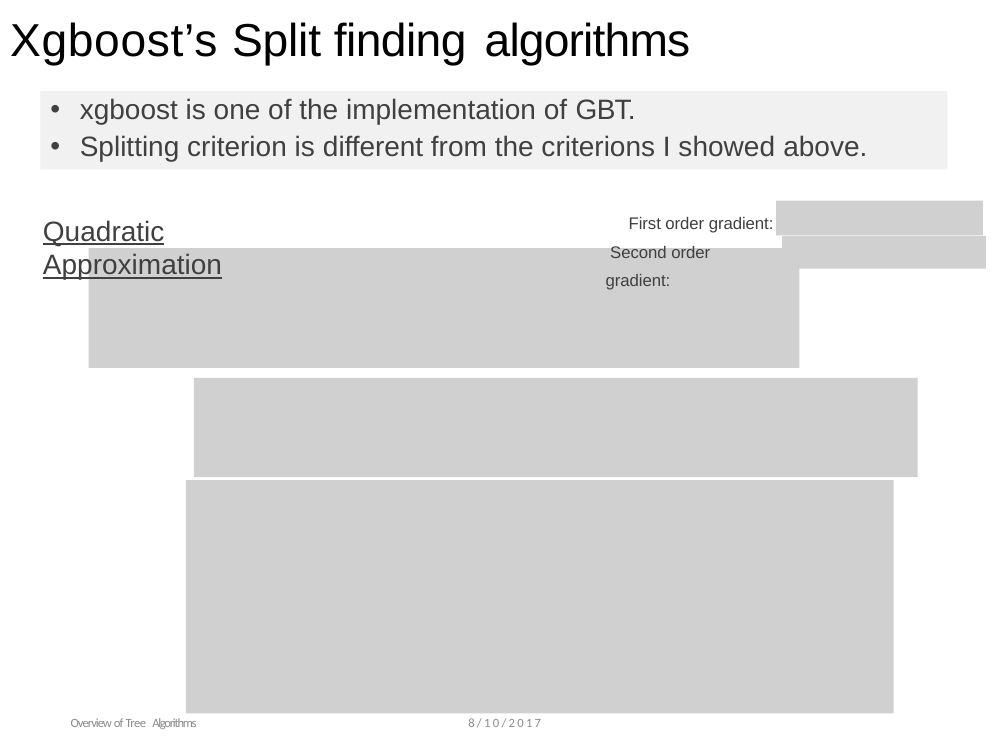
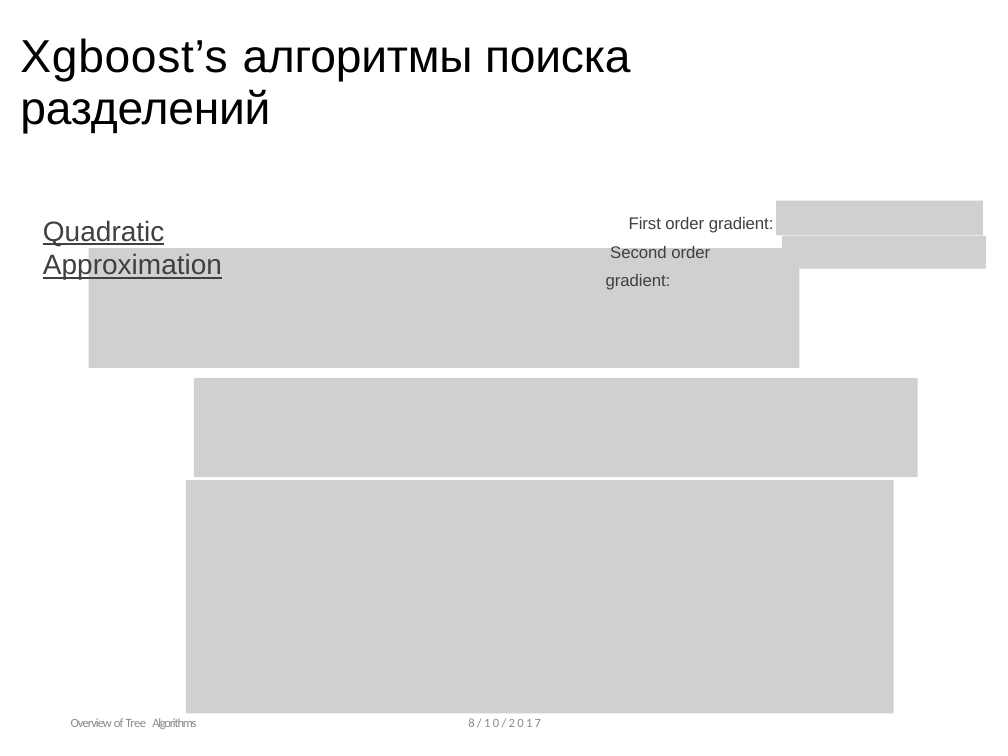
Before and after one commit to ulstu/ml, a slide deck: slide 23 of ml_course_ru/lecture12. Gradient boosting/Lecture 12. From Decision Tree to XGBoost.pptx. Drawn at 1008x756 pixels with LibreOffice and Linux fonts; fonts in the diff are those of the drawing; grey boxes stand for pictures; background and template pictures are left out. Boxes give left, top, right and bottom in pixels: in the first picture for what was removed or moved away, otherwise in the second. Text is boxed around its words. In the diff, an @@ line names an element or a change of style, - is before the commit and + after.

```diff
--- a/ml_course_ru/lecture12. Gradient boosting/Lecture 12. From Decision Tree to XGBoost.pptx
+++ b/ml_course_ru/lecture12. Gradient boosting/Lecture 12. From Decision Tree to XGBoost.pptx
@@ title at bbox=[20, 38, 630, 134]: text changed @@
-Xgboost’s Split finding algorithms
+Xgboost’s алгоритмы поиска разделений
@@ rectangle removed at bbox=[40, 91, 948, 169] @@
-• xgboost is one of the implementation of GBT.
-• Splitting criterion is different from the criterions I showed above.
```
Also in this commit, not shown: 30 other slides changed, 5 slides added, 5 slides removed, 27 other files.
